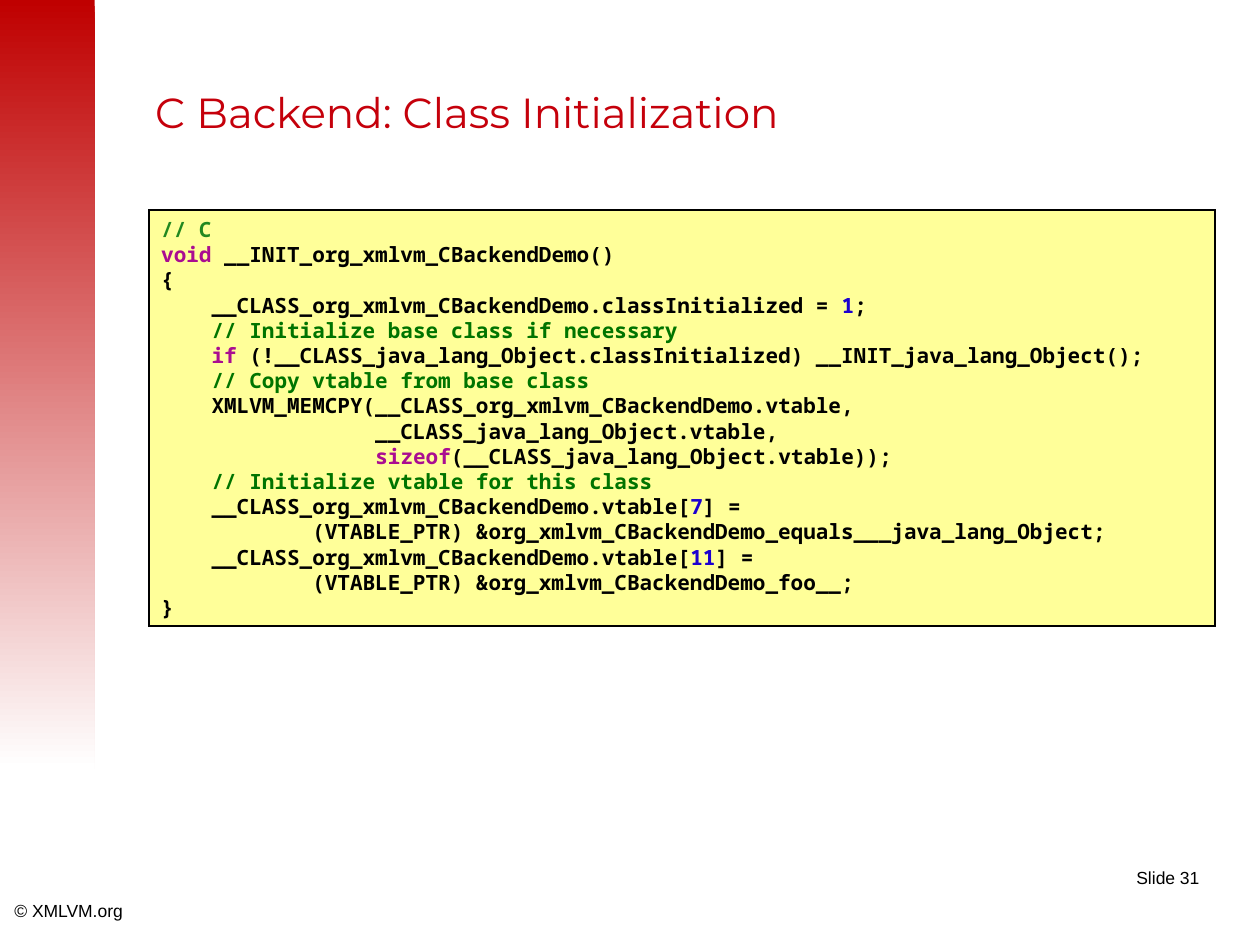
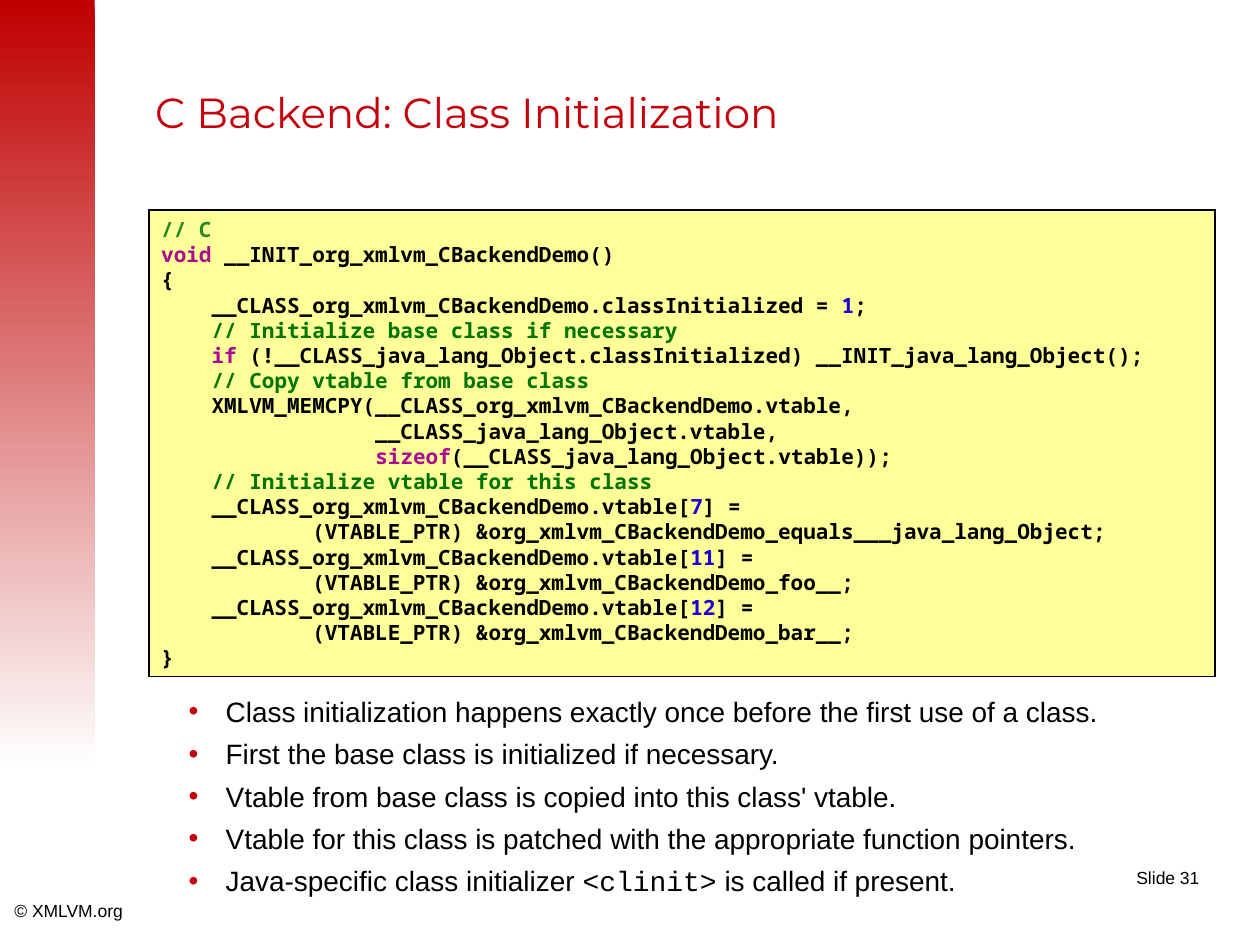
Before and after one commit to tisoft/xmlvm, a slide deck: slide 31 of doc/slides/android2iphone-master.odp. Drawn at 1260x945 pixels with LibreOffice and Linux fonts; fonts in the diff are those of the drawing; background and template pictures are left out. Boxes give left, top, right and bottom in pixels: in the first picture for what was removed or moved away, otherwise in the second. Text is boxed around its words. In the diff, an @@ line names an element or a change of style, - is before the commit and + after.

Commit message:
Add descriptions to the C backend slides.

```diff
--- a/doc/slides/android2iphone-master.odp
+++ b/doc/slides/android2iphone-master.odp
@@ rectangle "// C" resized from (x1=149, y1=210, x2=1215, y2=626) to (x1=149, y1=210, x2=1215, y2=677) @@
@@ text in rectangle at (x1=212, y1=599, x2=854, y2=645): paragraphs added @@
+__CLASS_org_xmlvm_CBackendDemo.vtable[12] =
+(VTABLE_PTR) &org_xmlvm_CBackendDemo_bar__;
@@ text added at (x1=226, y1=701, x2=1097, y2=896), 16 pt, text #000000 @@
+• Class initialization happens exactly once before the first use of a class.
+• First the base class is initialized if necessary.
+• Vtable from base class is copied into this class' vtable.
+• Vtable for this class is patched with the appropriate function pointers.
+• Java-specific class initializer <clinit> is called if present.
```
Also in this commit, not shown: 5 other slides changed.
